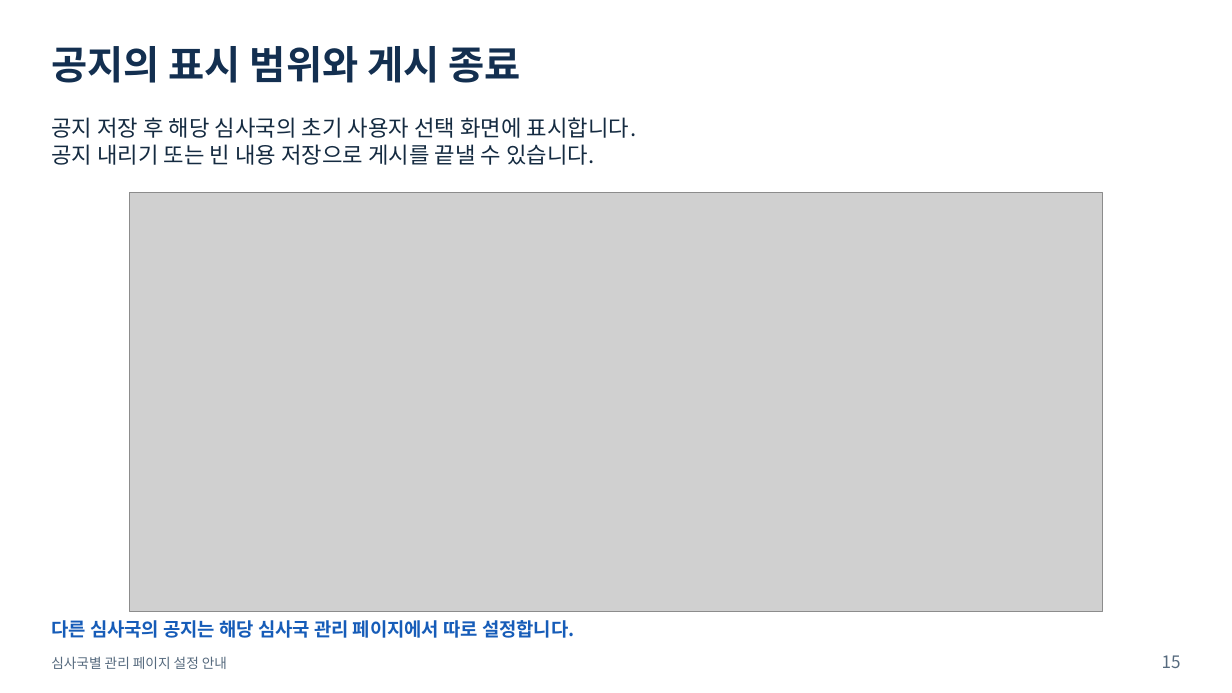
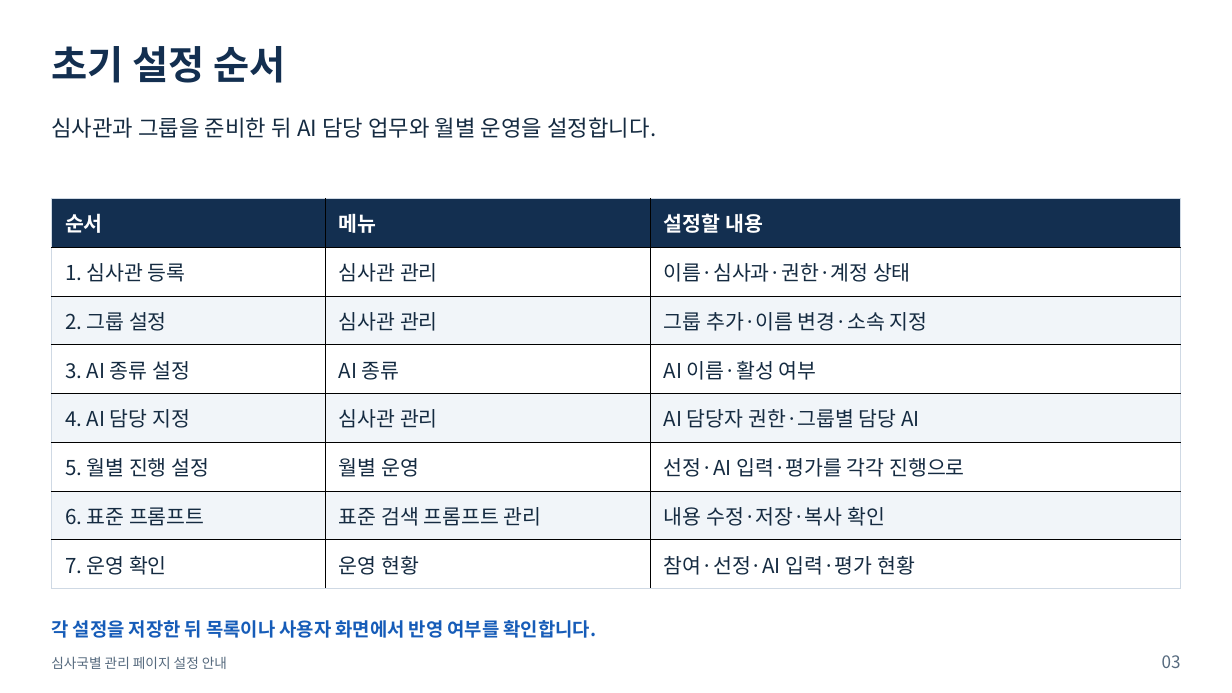
Before and after one commit to sohnjun96/PatentExamTools, a slide deck: slide 3 of docs/user-guides/심사국별_관리페이지_설정안내.pptx (slide 15 before the commit). Drawn at 1232x693 pixels with LibreOffice and Linux fonts; fonts in the diff are those of the drawing; grey boxes stand for pictures. Boxes give left, top, right and bottom in pixels: in the first picture for what was removed or moved away, otherwise in the second. Text is boxed around its words. In the diff, an @@ line names an element or a change of style, - is before the commit and + after.

```diff
--- a/docs/user-guides/심사국별_관리페이지_설정안내.pptx
+++ b/docs/user-guides/심사국별_관리페이지_설정안내.pptx
@@ text at [51,46,286,83]: text changed @@
-공지의 표시 범위와 게시 종료
+초기 설정 순서
@@ text at [51,117,656,138]: text changed @@
-공지 저장 후 해당 심사국의 초기 사용자 선택 화면에 표시합니다.
-공지 내리기 또는 빈 내용 저장으로 게시를 끝낼 수 있습니다.
+심사관과 그룹을 준비한 뒤 AI 담당 업무와 월별 운영을 설정합니다.
@@ table added at [51,199,1180,589], 8 rows, 3 columns @@
+순서 | 메뉴 | 설정할 내용
+1. 심사관 등록 | 심사관 관리 | 이름·심사과·권한·계정 상태
+2. 그룹 설정 | 심사관 관리 | 그룹 추가·이름 변경·소속 지정
+3. AI 종류 설정 | AI 종류 | AI 이름·활성 여부
+4. AI 담당 지정 | 심사관 관리 | AI 담당자 권한·그룹별 담당 AI
+5. 월별 진행 설정 | 월별 운영 | 선정·AI 입력·평가를 각각 진행으로
+6. 표준 프롬프트 | 표준 검색 프롬프트 관리 | 내용 수정·저장·복사 확인
+7. 운영 확인 | 운영 현황 | 참여·선정·AI 입력·평가 현황
@@ picture removed at [130,192,1103,611] @@
@@ text at [51,620,596,638]: text changed @@
-다른 심사국의 공지는 해당 심사국 관리 페이지에서 따로 설정합니다.
+각 설정을 저장한 뒤 목록이나 사용자 화면에서 반영 여부를 확인합니다.
@@ text at [1162,655,1181,668]: text changed @@
-15
+03
```
Also in this commit, not shown: 15 other slides changed, 4 slides added, 1 other file.
